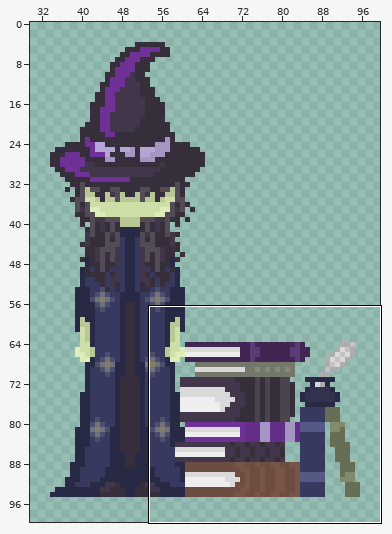
Two versions of one sprite sheet, images/adult-witch.png. The first picture is a wide view before the edit; the outline marks the close-up.
Close-up. Old version:
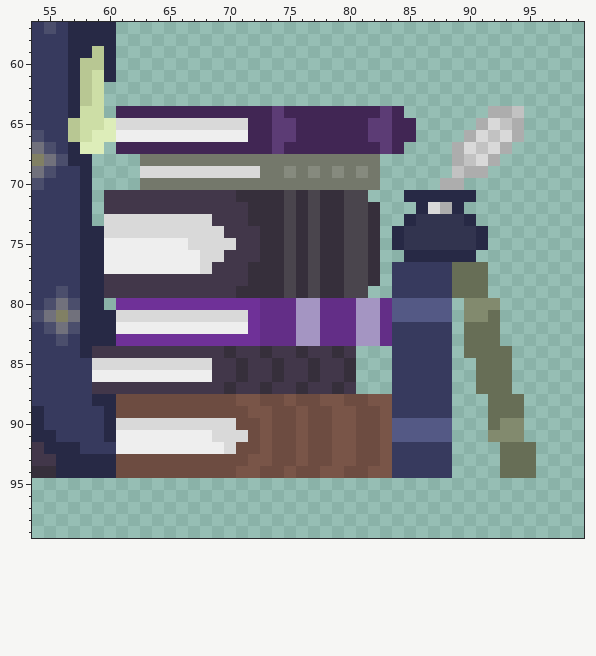
The file is 100x100 pixels. Colours within 5 levels of each other are drawn and written as one. Shown: x 54..99, y 57..99. The wide view leaves out empty margins.
New version:
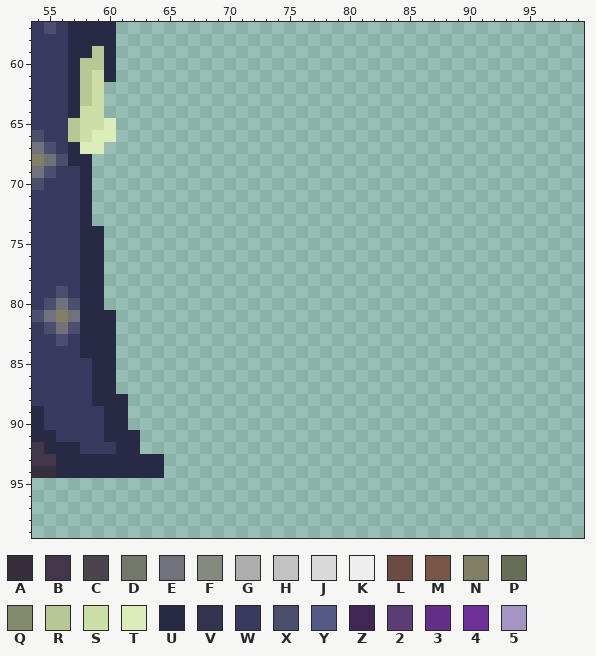
Palette (. is transparent): A #362f3b  B #42374a  C #4a454d  D #74786b  E #71717c  F #868a7e  G #adadad  H #c2c2c2  J #d9d9d9  K #eeeeee  L #6d4c41  M #795548  N #818064  P #676e56  Q #828a6e  R #b8c793  S #cddea6  T #ddedb9  U #272945  V #32344f  W #373a5e  X #4b4e6c  Y #545985  Z #412654  2 #5c3c75  3 #632e87  4 #6f3198  5 #a495c2
The exact change:
y 64: x 61..84 ZZZZZZZZZZZZZ2ZZZZZZZZ2Z -> ........................; x 92..94 GGH -> ...
y 65: x 61..85 JJJJJJJJJJJZZ22ZZZZZZ22ZZ -> .........................; x 91..94 GJHG -> ....
y 66: x 61..85 KKKKKKKKKKKZZ22ZZZZZZ22ZZ -> .........................; x 90..94 GJHJG -> .....
y 67: x 61..84 ZZZZZZZZZZZZZ2ZZZZZZZZ2Z -> ........................; x 89..93 GJHJG -> .....
y 68: x 63..82 DDDDDDDDDDDDDDDDDDDD -> ....................; x 89..92 GHJG -> ....
y 69: x 63..82 JJJJJJJJJJDDFDFDFDFD -> ....................; x 89..91 HGG -> ...
y 70: x 63..82 DDDDDDDDDDDDDDDDDDDD -> ....................; x 88..89 GG -> ..
y 71: x 60..81 BBBBBBBBBBBAAAACACAACC -> ......................; x 85..90 UUUUUU -> ......
y 72: x 60..82 BBBBBBBBBBBBAAACACAACCA -> .......................; x 86..89 UJGU -> ....
y 73: x 60..82 JJJJJJJJJBBBAAACACAACCA -> .......................; x 85..90 UVVVVU -> ......
y 74: x 60..82 JJJJJJJJJJBBBAACACAACCA -> .......................; x 84..91 UVVVVVVU -> ........
y 75: x 60..82 KKKKKKKJJJJBBAACACAACCA -> .......................; x 84..91 UVVVVVVU -> ........
y 76: x 60..82 KKKKKKKKJJBBBAACACAACCA -> .......................; x 85..90 UUUUUU -> ......
y 77: x 60..82 KKKKKKKKJBBBAAACACAACCA -> .......................; x 84..91 WWWWWPPP -> ........
y 78: x 60..82 BBBBBBBBBBBBAAACACAACCA -> .......................; x 84..91 WWWWWPPP -> ........
y 79: x 60..81 BBBBBBBBBBBAAAACACAACC -> ......................; x 84..91 WWWWWPPP -> ........
y 80: x 61..88 44444444444433355333553YYYYY -> ............................; x 90..92 QQQ -> ...
y 81: x 61..88 JJJJJJJJJJJ433355333553YYYYY -> ............................; x 90..92 QQP -> ...
y 82: x 61..88 KKKKKKKKKKK433355333553WWWWW -> ............................; x 90..92 PPP -> ...
y 83: x 61..88 44444444444433355333553WWWWW -> ............................; x 90..92 PPP -> ...
y 84: x 59..80 BBBBBBBBBBBABBABBABBAB -> UU....................; x 84..88 WWWWW -> .....; x 90..93 PPPP -> ....
y 85: x 59..80 JJJJJJJJJJBBABBABBABBA -> UU....................; x 84..88 WWWWW -> .....; x 91..93 PPP -> ...
y 86: x 59..80 KKKKKKKKKKBBABBABBABBA -> UU....................; x 84..88 WWWWW -> .....; x 91..93 PPP -> ...
y 87: x 59..80 BBBBBBBBBBBABBABBABBAB -> UU....................; x 84..88 WWWWW -> .....; x 91..93 PPP -> ...
y 88: x 61..88 LLLLLLLLLLMMLLMLLMMLLMMWWWWW -> U...........................; x 92..94 PPP -> ...
y 89: x 61..88 LLLLLLLLLLLMMLLMLLMMLLMWWWWW -> U...........................; x 92..94 PPP -> ...
y 90: x 61..88 JJJJJJJJJJLLMLLMLLMMLLMYYYYY -> U...........................; x 92..94 PQQ -> ...
y 91: x 61..88 KKKKKKKKJJJLMLLMLLMMLLMYYYYY -> UU..........................; x 92..94 QQQ -> ...
y 92: x 61..88 KKKKKKKKKJLLMLLMLLMMLLMWWWWW -> UU..........................; x 93..95 PPP -> ...
y 93: x 61..88 LLLLLLLLLLLMMLLMLLMMLLMWWWWW -> UUUU........................; x 93..95 PPP -> ...
y 94: x 61..88 LLLLLLLLLLMMLLMLLMMLLMMWWWWW -> UUUU........................; x 93..95 PPP -> ...
Where, in picture pixels (left, top, right, bottom), the same in both close-ups:
changed: (92, 106, 536, 478)
